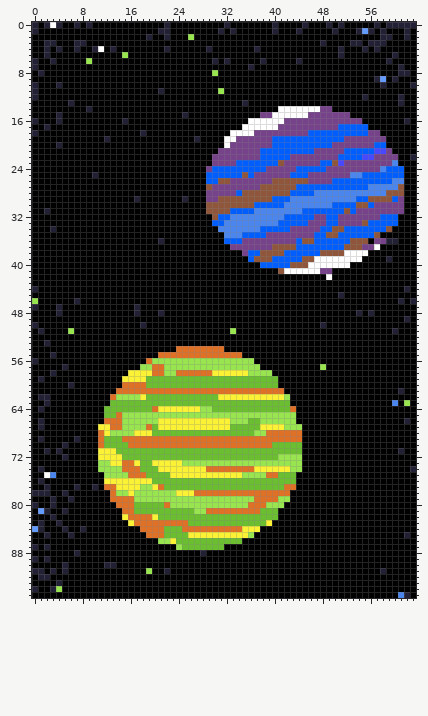
Edited in one commit: pixel-art file (Assets/Planet Cards/Twin Opposites.aseprite). Above is the file before it was changed.
64x96 pixels, 1 frame.
After the commit:
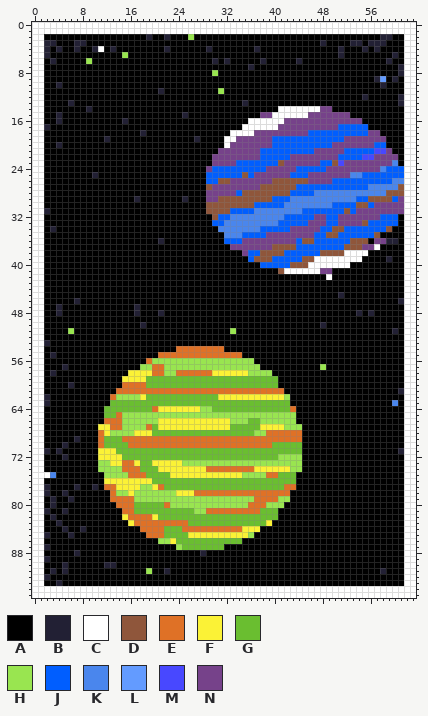
Palette (. is transparent): A #000000  B #222034  C #ffffff  D #8f563b  E #df7126  F #fbf236  G #6abe30  H #99e550  J #005eff  K #4a86ed  L #639bff  M #4848ff  N #76428a
The exact change:
Layer "Planet 2":
y 0: x 0..2 BAB -> CCC; x 4..63 BAABABAAAAAAAAAAAABAAAAAAAAABAAAAAAABAAAABAAABABAAAAABABBBBB -> CCCCCCCCCCCCCCCCCCCCCCCCCCCCCCCCCCCCCCCCCCCCCCCCCCCCCCCCCCCC
y 1: x 0..63 BAAAAAAAAAAAAAAAAAAAABBAAAAAAAABABAAAAAABAAABAAAAABAAABLBABAAABA -> CCCCCCCCCCCCCCCCCCCCCCCCCCCCCCCCCCCCCCCCCCCCCCCCCCCCCCCCCCCCCCCC
y 2: x 0..1 AA -> CC; x 62..63 BA -> CC
y 3..5: x 0..1 AA -> CC; x 62..63 AA -> CC
y 6..7: x 0..1 BA -> CC; x 62..63 AA -> CC
y 8: x 0..1 AB -> CC; x 62..63 BA -> CC
y 9: x 0..1 AA -> CC; x 62..63 AA -> CC
y 10: x 0..1 BA -> CC; x 62..63 AB -> CC
y 11..12: x 0..1 BA -> CC; x 62..63 AA -> CC
y 13..15: x 0..1 AA -> CC; x 62..63 AA -> CC
y 16: x 0..1 BA -> CC; x 62..63 BA -> CC
y 17: x 0..1 AA -> CC; x 62..63 AA -> CC
y 18: x 0..1 BA -> CC; x 62..63 AA -> CC
y 19..21: x 0..1 AA -> CC; x 62..63 AA -> CC
y 22: x 0..1 AA -> CC; x 62..63 AB -> CC
y 23..43: x 0..1 AA -> CC; x 62..63 AA -> CC
y 44: x 0..1 BA -> CC; x 62..63 BA -> CC
y 45: x 0..1 AA -> CC; x 62..63 AA -> CC
y 46: x 0..1 HA -> CC; x 62..63 AB -> CC
y 47: x 0..1 BA -> CC; x 62..63 AA -> CC
y 48: x 0..1 AA -> CC; x 62..63 AA -> CC
y 49: x 0..1 AA -> CC; x 62..63 BA -> CC
y 50: x 0..1 BA -> CC; x 62..63 AA -> CC
y 51: x 0..1 AB -> CC; x 62..63 AA -> CC
y 52..55: x 0..1 AA -> CC; x 62..63 AA -> CC
y 56: x 0..1 BA -> CC; x 62..63 AA -> CC
y 57..58: x 0..1 AA -> CC; x 62..63 AA -> CC
y 59: x 0..1 AB -> CC; x 62..63 AA -> CC
y 60..61: x 0..1 AA -> CC; x 62..63 AA -> CC
y 62: x 0..1 AB -> CC; x 62..63 AA -> CC
y 63: x 0..1 AA -> CC; x 62..63 HA -> CC
y 64: x 0..1 AB -> CC; x 62..63 AA -> CC
y 65: x 0..1 AA -> CC; x 62..63 AA -> CC
y 66: x 0..1 AB -> CC; x 62..63 BA -> CC
y 67: x 0..1 AB -> CC; x 62..63 AA -> CC
y 68: x 0..1 AA -> CC; x 62..63 AA -> CC
y 69: x 0..1 AB -> CC; x 62..63 AA -> CC
y 70..73: x 0..1 AA -> CC; x 62..63 AA -> CC
y 74: x 0..1 AB -> CC; x 62..63 AB -> CC
y 75: x 0..1 AA -> CC; x 62..63 AA -> CC
y 76: x 0..1 AB -> CC; x 62..63 AA -> CC
y 77: x 0..1 AA -> CC; x 62..63 AA -> CC
y 78: x 0..1 BB -> CC; x 62..63 AA -> CC
y 79: x 0..1 AA -> CC; x 62..63 AA -> CC
y 80: x 0..1 BA -> CC; x 62..63 AA -> CC
y 81: x 0..1 AL -> CC; x 62..63 AA -> CC
y 82: x 0..1 AA -> CC; x 62..63 AA -> CC
y 83: x 0..1 AB -> CC; x 62..63 AA -> CC
y 84: x 0..1 LB -> CC; x 62..63 AA -> CC
y 85: x 0..1 AA -> CC; x 62..63 BA -> CC
y 86: x 0..1 AA -> CC; x 62..63 AA -> CC
y 87: x 0..1 BA -> CC; x 62..63 AA -> CC
y 88: x 0..1 AA -> CC; x 62..63 AA -> CC
y 89: x 0..1 BA -> CC; x 62..63 AA -> CC
y 90: x 0..1 AA -> CC; x 62..63 AA -> CC
y 91: x 0..1 BB -> CC; x 62..63 AA -> CC
y 92: x 0..1 AB -> CC; x 62..63 AA -> CC
y 93: x 0..1 AA -> CC; x 62..63 AA -> CC
y 94: x 0..63 BAABHAAAAAAAAAAAAAAAAAAAAAAAAAAAAAAAAAAAAAAAAAAAAAAAAAAAAAAAAAAA -> CCCCCCCCCCCCCCCCCCCCCCCCCCCCCCCCCCCCCCCCCCCCCCCCCCCCCCCCCCCCCCCC
y 95: x 0..63 AAAAAAAAAAAAAAAAAAAAAAAAAAAAAAAAAAAAAAAAAAAAAAAAAAAAAAAAAAAAAKBA -> CCCCCCCCCCCCCCCCCCCCCCCCCCCCCCCCCCCCCCCCCCCCCCCCCCCCCCCCCCCCCCCC
Pixel boxes of the changes (left, top, right, bottom) in both pictures:
changed: (32, 22, 416, 598)
